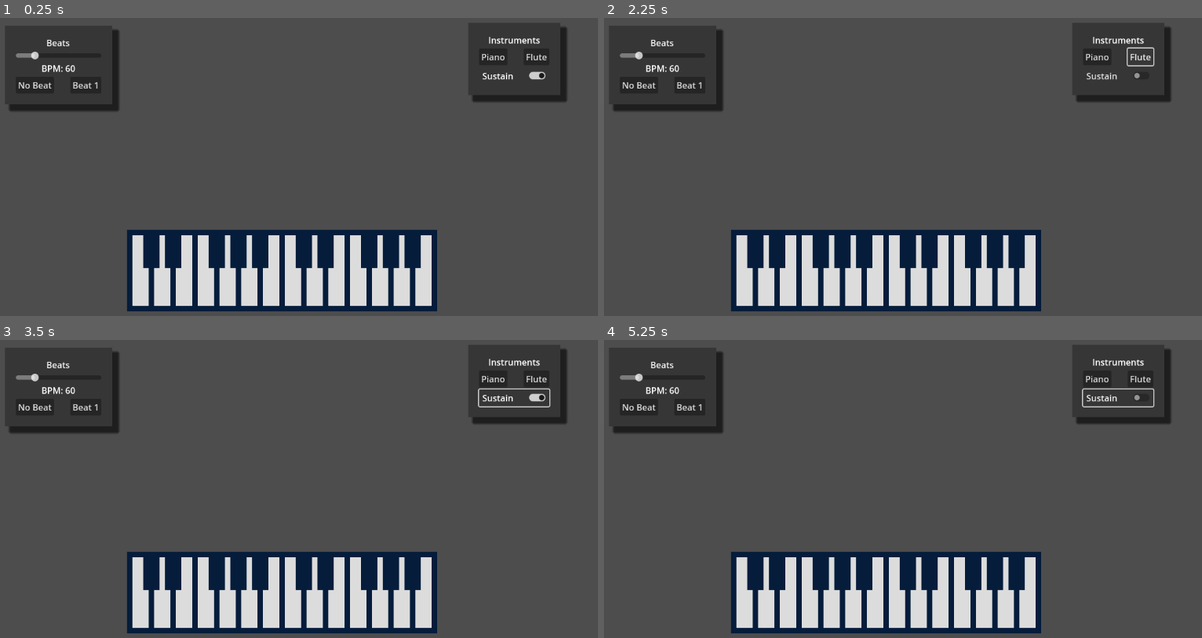
Above: before the commit, frames 1-4 (two rows, left to right).
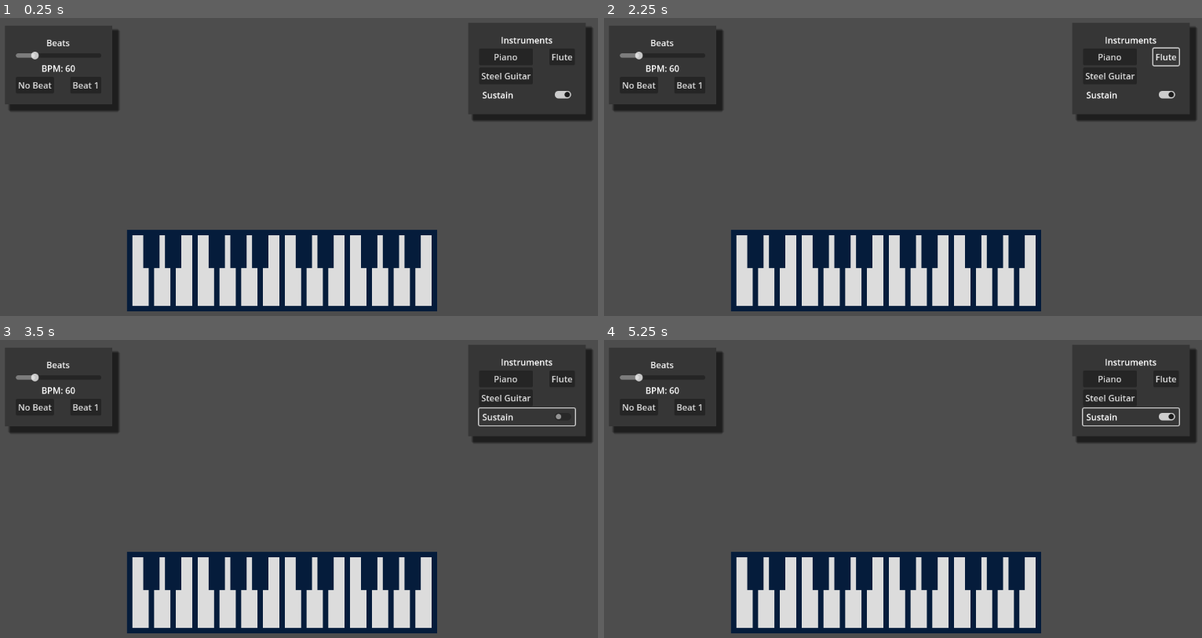
Above: after the commit, the same moments.

Repository: luciusvinicius/music-game-prototype
Game: Godot game, scene res://src/main.tscn
The game is run twice, just before and just after one commit, with the same random seed, the same clock (stepped at 60 frames per second) and the same inputs.
Inputs (mouse positions are in pixels of both pictures, inside the frame that each line leads up to):
- Up to frame 1 (0.25 s): no input
- Up to frame 2 (2.25 s): click (1112, 74) at 0.5 s, where only the run after the commit has a clickable "Steel Guitar"; click "Beat 1" at 1.25 s; click "Flute" at 2 s
- Up to frame 3 (3.5 s): click "Sustain" at 2.75 s
- Up to frame 4 (5.25 s): click "Beat 1" at 3.5 s; click "Flute" at 4.25 s; click "Sustain" at 5 s

The runs differ from the first frame. In frame 1, 1.5% of the frame differs, in the area x 79-100%, y 3-35%; in frame 2, 1.6%; in frame 3, 1.8%; in frame 4, 1.8%.

Commit message:
More instruments

Diff:
--- a/src/autoloads/instruments.gd
+++ b/src/autoloads/instruments.gd
@@ -1,7 +1,8 @@
 extends Node
 
-const FLUTE = preload("res://assets/c_flute.mp3")
-const PIANO = preload("res://assets/c_piano.mp3")
+const FLUTE = preload("res://assets/instruments/c_flute.mp3")
+const PIANO = preload("res://assets/instruments/c_piano.mp3")
+const STEEL_GUITAR = preload("res://assets/instruments/c_steel_guitar.mp3")
 
 const INSTRUMENTS = [
 	{
@@ -11,6 +12,10 @@
 	{
 		"name": "Flute",
 		"stream": FLUTE
+	},
+	{
+		"name": "Steel Guitar",
+		"stream": STEEL_GUITAR
 	}
 ]
 
Not shown, removed: assets/c_flute.mp3.import
Not shown, removed: assets/c_piano.mp3.import
Not shown, added: assets/instruments/c_flute.mp3.import
Not shown, added: assets/instruments/c_piano.mp3.import
Not shown, added: assets/instruments/c_steel_guitar.mp3.import
Not shown, added: assets/instruments/c_steel_guitar.ogg.import
Not shown, added: assets/instruments/c_flute.mp3
Not shown, added: assets/instruments/c_piano.mp3
Not shown, added: assets/instruments/c_steel_guitar.mp3
Not shown, added: assets/instruments/c_steel_guitar.ogg
